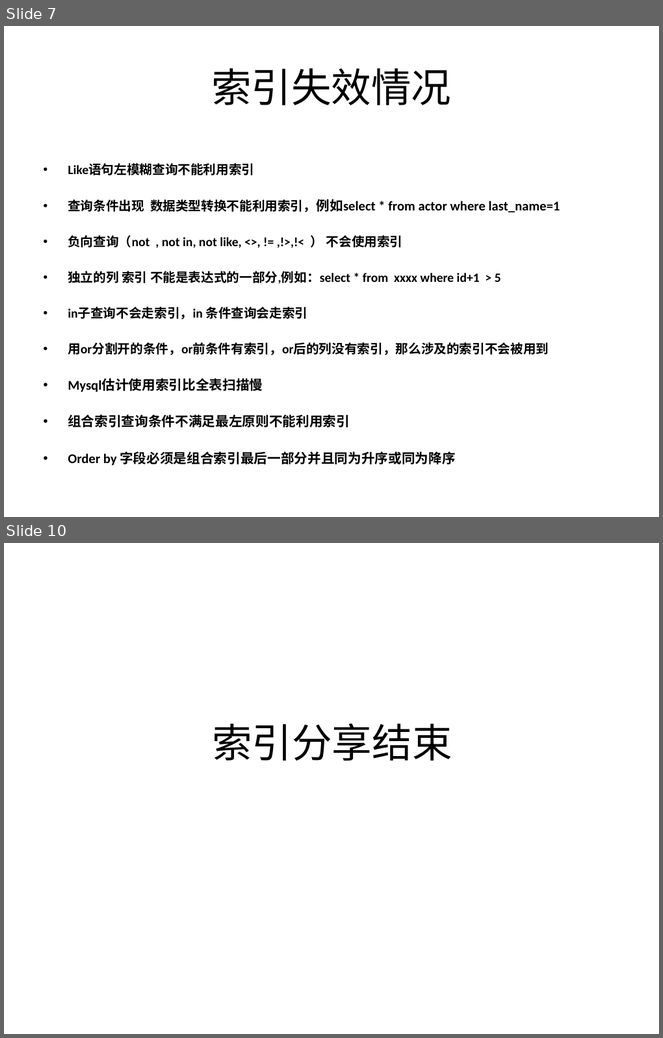
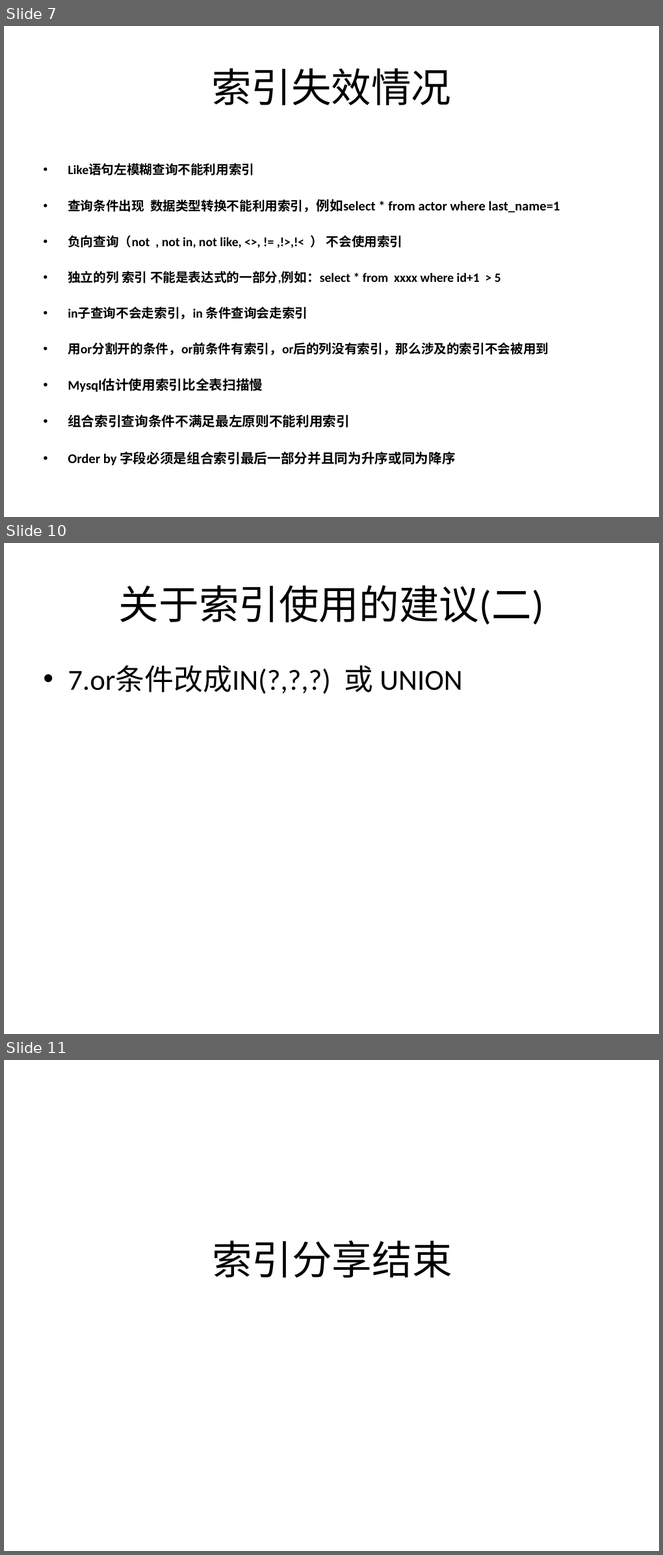
Before and after one commit to liuendy/practice, a slide deck: mysql/mysql分享 -索引.pptx. Shown one above the other, each under a label of ours: slides 7 and 10 before the commit, slides 7, 10 and 11 after it; the slides between them are not shown. The pictures are 663x1038 and 663x1555 pixels, drawn with LibreOffice and Linux fonts; fonts in the diff are those of the drawing. Boxes give left, top, right and bottom in pixels: in the first picture for what was removed or moved away, otherwise in the second. Text is boxed around its words. In the diff, an @@ line names an element or a change of style, - is before the commit and + after.

```diff
--- a/mysql/mysql分享 -索引.pptx
+++ b/mysql/mysql分享 -索引.pptx
@@ slide 10 added at box(4, 543, 659, 1034), background #FFFFFF @@
@@ title added at box(119, 585, 544, 625), 44 pt, text #000000 @@
+关于索引使用的建议(二)
@@ text added at box(68, 665, 462, 694), 32 pt, text #000000 @@
+• 7.or条件改成IN(?,?,?) 或 UNION
@@ what was slide 10 is now slide 11 @@
```
Also in this commit, not shown: 3 slides changed, 1 other file.
